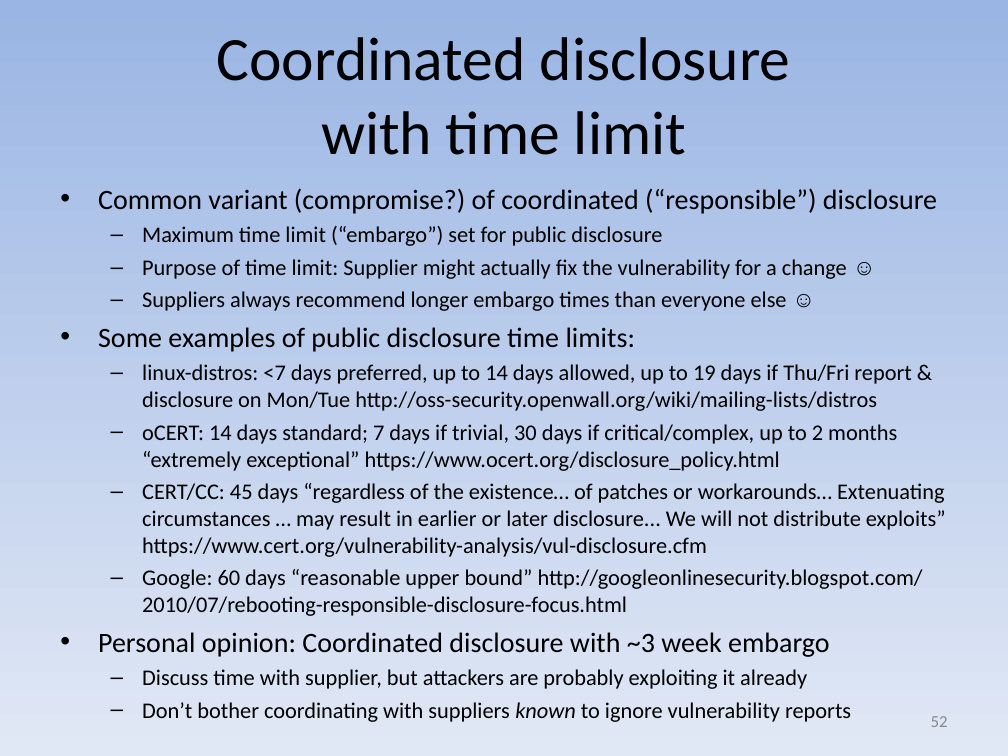
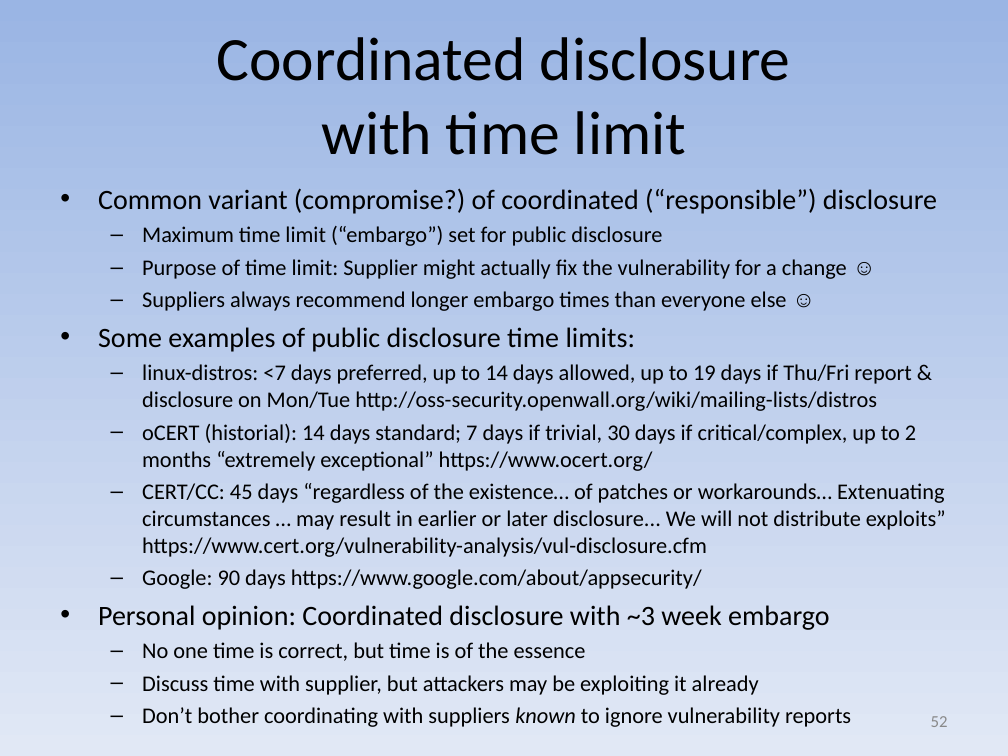
Before and after one commit to david-a-wheeler/david-a-wheeler.github.io, a slide deck: slide 52 of secure-class/presentations/Secure-Software-10-Misc.ppt. Drawn at 1008x756 pixels with LibreOffice and Linux fonts; fonts in the diff are those of the drawing. Boxes give left, top, right and bottom in pixels: in the first picture for what was removed or moved away, otherwise in the second. Text is boxed around its words. In the diff, an @@ line names an element or a change of style, - is before the commit and + after.

```diff
--- a/secure-class/presentations/Secure-Software-10-Misc.ppt
+++ b/secure-class/presentations/Secure-Software-10-Misc.ppt
@@ text at (142,424,916,471): text changed @@
-  – oCERT: 14 days standard; 7 days if trivial, 30 days if critical/complex, up to 2 months “extremely exceptional” https://www.ocert.org/disclosure_policy.html
+  – oCERT (historial): 14 days standard; 7 days if trivial, 30 days if critical/complex, up to 2 months “extremely exceptional” https://www.ocert.org/
@@ text at (142,569,702,589): text changed @@
-  – Google: 60 days “reasonable upper bound” http://googleonlinesecurity.blogspot.com/ 2010/07/rebooting-responsible-disclosure-focus.html
+  – Google: 90 days https://www.google.com/about/appsecurity/
@@ text at (142,642,759,695): text changed @@
-  – Discuss time with supplier, but attackers are probably exploiting it already
+  – No one time is correct, but time is of the essence
+  – Discuss time with supplier, but attackers may be exploiting it already
```
Also in this commit, not shown: 1 other slide changed, 2 other files.
